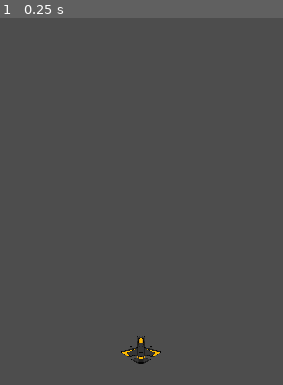
Above: before the commit, frame 1.
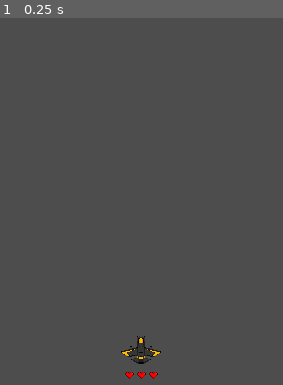
Above: after the commit, the same moment.

Repository: emilabraham/SimpleType
Game: Godot game, scene res://main.tscn
The game is run twice, just before and just after one commit, with the same random seed, the same clock (stepped at 60 frames per second) and the same inputs. The engine's default icon, where the game draws it, is replaced by a stand-in: a white triangle on a blue panel in a dark square.
Inputs:
- Up to frame 1 (0.25 s): no input
The pictures show only the part of the screen within x 27-77%, y 50-100%; the shares and areas given below are measured in that part.

The runs differ from the first frame. In frame 1, 0.1% of the frame differs, in the area x 44-56%, y 96-99%.

Commit message:
add healthbar

Diff:
--- a/Enemy1.gd
+++ b/Enemy1.gd
@@ -1,8 +1,11 @@
 extends CharacterBody2D
+
+signal damage_ship
 
 var sprite
 var text
 var speed = 0.1
+var ship
 var starting_position
 var goal_position
 
@@ -34,5 +37,7 @@
 func move(delta):
 	var enemy1_vector = (goal_position - starting_position) * speed
 	var collision = move_and_collide(enemy1_vector * delta)
-	if (collision != null):
-		print(collision)
+	if (collision != null && ship == collision.get_collider()):
+		text.break_streak.emit()
+		remove_word()
+		damage_ship.emit()
--- /dev/null
+++ b/Healthbar.gd
@@ -0,0 +1,16 @@
+extends Node2D
+
+var hearts = []
+
+# Called when the node enters the scene tree for the first time.
+func _ready():
+	hearts = get_children()
+
+
+# Called every frame. 'delta' is the elapsed time since the previous frame.
+func _process(_delta):
+	pass
+
+func _remove_heart():
+	var heart_to_remove = hearts.pop_back()
+	heart_to_remove.queue_free()
--- a/Ship.gd
+++ b/Ship.gd
@@ -14,3 +14,6 @@
 	look_at(word.position)
 	# An extra 90 degree rotation because for some reason "forward" is right
 	rotate(PI/2)
+
+func _on_damage_ship():
+	$Healthbar._remove_heart()
--- a/main.gd
+++ b/main.gd
@@ -18,6 +18,8 @@
 	enemy1_instance.text.break_streak.connect($HUD._on_text_break_streak)
 	enemy1_instance.text.kill_word.connect(_on_kill_word.bind(enemy1_instance))
 	enemy1_instance.text.kill_word.connect($Ship._on_kill_word.bind(enemy1_instance))
+	enemy1_instance.ship = $Ship
+	enemy1_instance.damage_ship.connect($Ship._on_damage_ship)
 
 func _on_kill_word(_main, enemy):
 	var bullet_instance = bullet.instantiate()
--- a/main.tscn
+++ b/main.tscn
@@ -1,9 +1,11 @@
-[gd_scene load_steps=5 format=3 uid="uid://bh042utk4jn1a"]
+[gd_scene load_steps=7 format=3 uid="uid://bh042utk4jn1a"]
 
 [ext_resource type="Script" path="res://main.gd" id="1_qnr2i"]
 [ext_resource type="PackedScene" uid="uid://d042jju7p3wxg" path="res://hud.tscn" id="3_at8w2"]
+[ext_resource type="Script" path="res://Healthbar.gd" id="5_2fgyf"]
 [ext_resource type="Texture2D" uid="uid://clftvvcsnvpia" path="res://assets/Spaceship_01_YELLOW.png" id="5_s05e3"]
 [ext_resource type="Script" path="res://Ship.gd" id="6_0i4ph"]
+[ext_resource type="Texture2D" uid="uid://cp8pugej6vqu5" path="res://assets/Item 3-1.png.png" id="6_7bhbv"]
 
 [node name="Main" type="Node"]
 script = ExtResource("1_qnr2i")
@@ -21,3 +23,23 @@
 
 [node name="CollisionPolygon2D" type="CollisionPolygon2D" parent="Ship"]
 polygon = PackedVector2Array(-19.0476, 142.857, -200, 19.0479, -114.286, -9.52393, -114.286, -38.0952, -76.1904, -38.09 …(246 unchanged characters)…
+
+[node name="Healthbar" type="Node2D" parent="Ship"]
+position = Vector2(-2857.14, -6666.67)
+scale = Vector2(9.52381, 9.52381)
+script = ExtResource("5_2fgyf")
+
+[node name="Heart1" type="Sprite2D" parent="Ship/Healthbar"]
+position = Vector2(288, 727)
+scale = Vector2(0.390625, 0.390625)
+texture = ExtResource("6_7bhbv")
+
+[node name="Heart2" type="Sprite2D" parent="Ship/Healthbar"]
+position = Vector2(300, 727)
+scale = Vector2(0.391, 0.391)
+texture = ExtResource("6_7bhbv")
+
+[node name="Heart3" type="Sprite2D" parent="Ship/Healthbar"]
+position = Vector2(312, 727)
+scale = Vector2(0.391, 0.391)
+texture = ExtResource("6_7bhbv")
Binary file added: assets/Item 3-1.png.png
Not shown, added: assets/Item 3-1.png.png.import
Not shown, changed: assets_used.txt
